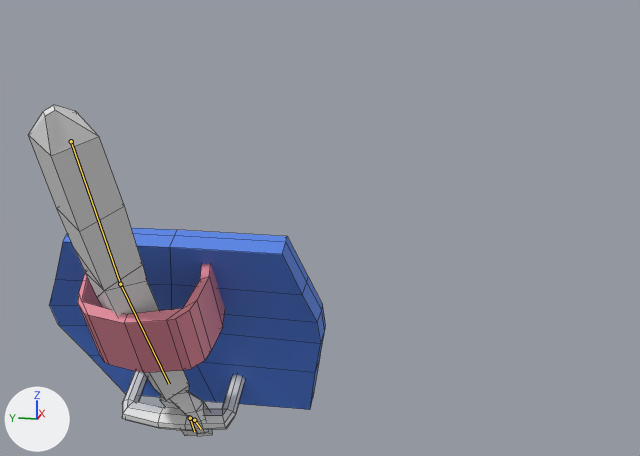
What one commit did to the Blender file salemstalker/Assets/Weapons/weapon_animtions/shield_animations.blend.
Camera for both pictures: a 50 mm camera at (-0.923, -0.545, 1.719) aimed at (0.238, -0.313, 1.429). Arrows for +X, +Y and +Z are at lower left; the lights stay in place. The bones that change are drawn over the model as lines. Mesh edges are drawn as thin lines.
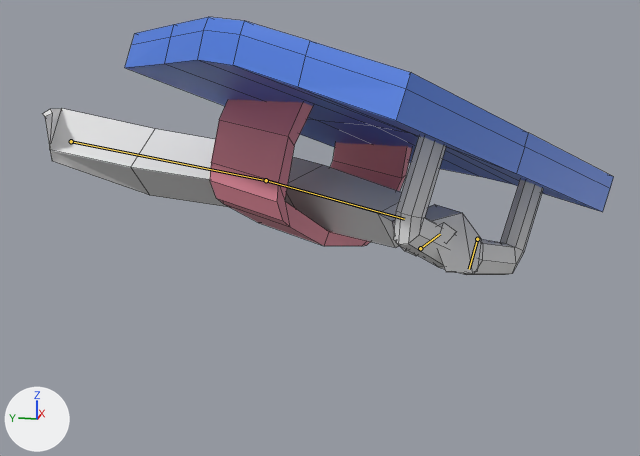
The newer file adds an action. The first version stands in its rest pose; the second is drawn at frame 59 of the action 'metarigAction.004'.

The change, as JSON lines over the scene's bpy script:
```json
{"block": "bone_upper_arm_l", "where": "bone_upper_arm_l = bpy.data.objects['metarig'].pose.bones['upper_arm.L']  # child of 'shoulder.L'"}
{"op": "set", "path": "bone_upper_arm_l.rotation_quaternion", "old": "(1.0, 0.0, 0.0, 0.0)", "new": "(0.649, 0.6, 0.402, 0.239)", "note": "degrees (0, 0, 0) -> degrees (93, 14, 55)"}
{"block": "bone_forearm_l", "where": "bone_forearm_l = bpy.data.objects['metarig'].pose.bones['forearm.L']  # child of 'upper_arm.L'"}
{"op": "set", "path": "bone_forearm_l.rotation_quaternion", "old": "(1.0, 0.0, 0.0, 0.0)", "new": "(0.937, 0.318, -0.136, -0.056)", "note": "degrees (0, 0, 0) -> degrees (39, -13, -11)"}
{"block": "bone_hand_l_002", "where": "bone_hand_l_002 = bpy.data.objects['metarig'].pose.bones['hand.L.002']  # child of 'hand.L.001'"}
{"op": "set", "path": "bone_hand_l_002.rotation_quaternion", "old": "(1.0, 0.0, 0.0, 0.0)", "new": "(0.81, 0.0, 0.0, -0.587)", "note": "degrees (0, 0, 0) -> degrees (0, 0, -72)"}
{"block": "bone_forearm_l_003", "where": "bone_forearm_l_003 = bpy.data.objects['metarig'].pose.bones['forearm.L.003']  # child of 'forearm.L.002'"}
{"op": "set", "path": "bone_forearm_l_003.rotation_quaternion", "old": "(1.0, 0.0, 0.0, 0.0)", "new": "(0.933, 0.0, 0.0, 0.36)", "note": "degrees (0, 0, 0) -> degrees (0, 0, 42)"}
```

Boxes [x1, y1, x2, y2] around the edits, measured in the pictures (640 x 456 px):
```json
{"object": "Cube.001", "change": "posed", "before": [49, 228, 326, 431], "after": [125, 17, 614, 275], "on screen": "76% wider, 27% taller"}
{"object": "Cube.002", "change": "posed", "before": [28, 105, 212, 436], "after": [43, 108, 481, 273], "on screen": "137% wider, 50% shorter"}
{"bone": "upper_arm.L", "before": "(71, 141) to (120, 284)", "after": "(71, 141) to (266, 180)"}
{"bone": "forearm.L", "before": "(120, 284) to (169, 384)", "after": "(266, 180) to (404, 219)"}
{"bone": "hand.L.002", "before": "(190, 418) to (194, 431)", "after": "(477, 239) to (469, 269)"}
{"bone": "forearm.L.003", "before": "(194, 420) to (201, 429)", "after": "(420, 248) to (440, 234)"}
```
